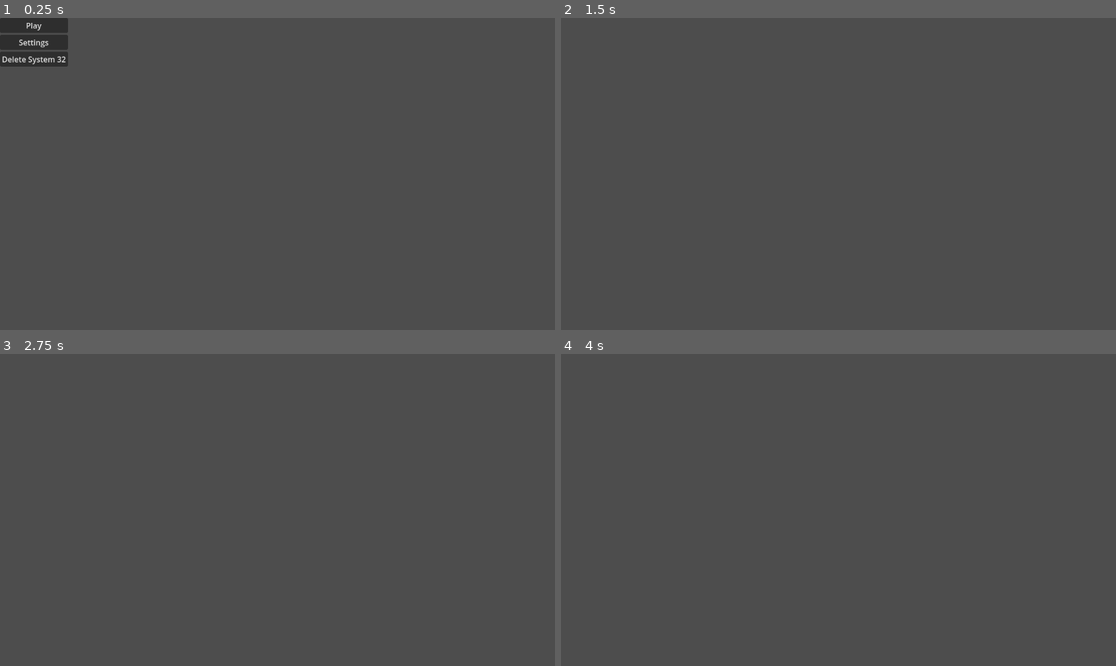
Above: before the commit, frames 1-4 (two rows, left to right).
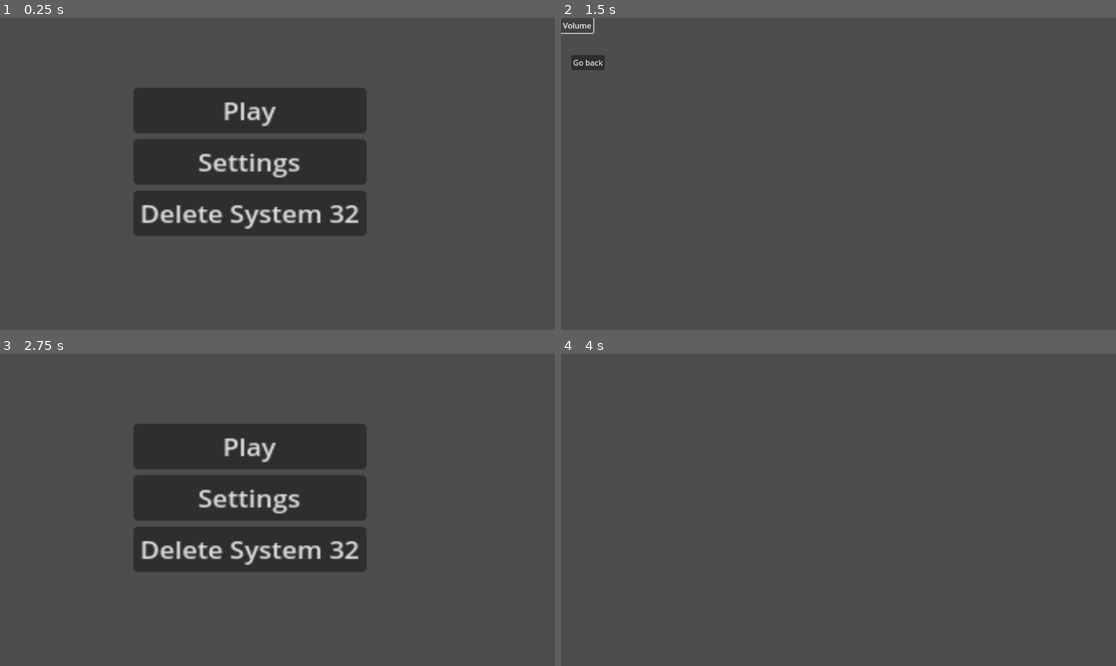
Above: after the commit, the same moments.

Repository: ABao03/realist-hero
Game: Godot game, scene res://menu.tscn
Two runs of this game, one before a commit and one after it. Both use one fixed random seed, a clock stepped at 60 frames per second and the inputs below.
Inputs (mouse positions are in pixels of both pictures, inside the frame that each line leads up to):
- Up to frame 1 (0.25 s): no input
- Up to frame 2 (1.5 s): click "Settings" at 0.5 s; click (577, 24) at 1.25 s, where only the run after the commit has a clickable "Volume"
- Up to frame 3 (2.75 s): click (27, 397) at 2 s, where only the run after the commit has a clickable "Go back"
- Up to frame 4 (4 s): click (810, 447) at 2.75 s, where only the run after the commit has a clickable "Play"; tap Enter at 3.5 s

The runs differ from the first frame. In frame 1, 19% of the frame differs, in the area x 0-66%, y 0-70%; in frame 2, 0.3%; in frame 3, 17%; in frame 4, nothing differs.

Commit message:
added working menu

Diff:
--- a/Menu.gd
+++ b/Menu.gd
@@ -3,5 +3,9 @@
 	get_tree().change_scene_to_file("res://game.tscn")
 
 
+func _on_settings_pressed():
+	get_tree().change_scene_to_file("res://Settings.tscn")
+
+
 func _on_quit_pressed():
 	get_tree().quit()
--- /dev/null
+++ b/Settings.gd
@@ -0,0 +1,4 @@
+extends Control
+
+func _on_go_back_pressed():
+	get_tree().change_scene_to_file("res://menu.tscn")
--- /dev/null
+++ b/Settings.tscn
@@ -0,0 +1,34 @@
+[gd_scene load_steps=2 format=3 uid="uid://uwalpc8fp0vi"]
+
+[ext_resource type="Script" path="res://Settings.gd" id="1_8en3w"]
+
+[node name="Settings" type="Control"]
+layout_mode = 3
+anchors_preset = 15
+anchor_right = 1.0
+anchor_bottom = 1.0
+grow_horizontal = 2
+grow_vertical = 2
+script = ExtResource("1_8en3w")
+
+[node name="MarginContainer" type="MarginContainer" parent="."]
+layout_mode = 0
+offset_right = 40.0
+offset_bottom = 40.0
+
+[node name="VBoxContainer" type="VBoxContainer" parent="MarginContainer"]
+layout_mode = 2
+
+[node name="Volume" type="Button" parent="MarginContainer/VBoxContainer"]
+layout_mode = 2
+text = "Volume"
+
+[node name="Go back" type="Button" parent="MarginContainer/VBoxContainer/Volume"]
+layout_mode = 0
+offset_left = 21.0
+offset_top = 77.0
+offset_right = 91.0
+offset_bottom = 108.0
+text = "Go back"
+
+[connection signal="pressed" from="MarginContainer/VBoxContainer/Volume/Go back" to="." method="_on_go_back_pressed"]
--- a/menu.tscn
+++ b/menu.tscn
@@ -7,14 +7,21 @@
 anchors_preset = 15
 anchor_right = 1.0
 anchor_bottom = 1.0
+offset_left = -1.0
+offset_top = 2.0
+offset_right = -1.0
+offset_bottom = 2.0
 grow_horizontal = 2
 grow_vertical = 2
 script = ExtResource("1_fcwrb")
 
 [node name="MarginContainer" type="MarginContainer" parent="."]
 layout_mode = 0
-offset_right = 40.0
-offset_bottom = 40.0
+offset_left = 278.0
+offset_top = 143.0
+offset_right = 419.0
+offset_bottom = 244.0
+scale = Vector2(3.43181, 3.04851)
 
 [node name="VBoxContainer" type="VBoxContainer" parent="MarginContainer"]
 layout_mode = 2
@@ -32,4 +39,5 @@
 text = "Delete System 32"
 
 [connection signal="pressed" from="MarginContainer/VBoxContainer/Start Game" to="." method="_on_start_game_pressed"]
+[connection signal="pressed" from="MarginContainer/VBoxContainer/Settings" to="." method="_on_settings_pressed"]
 [connection signal="pressed" from="MarginContainer/VBoxContainer/Quit" to="." method="_on_quit_pressed"]
